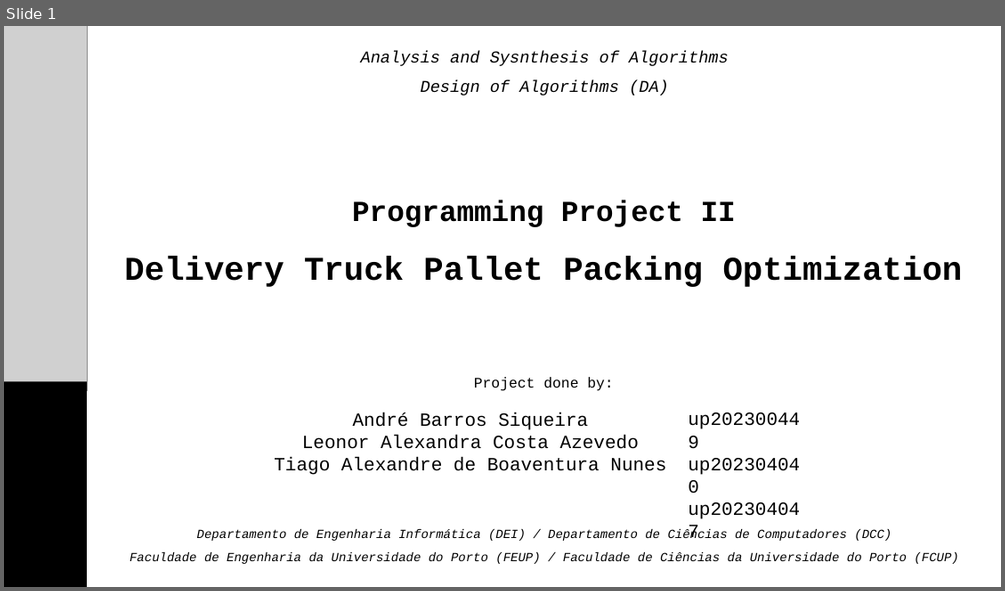
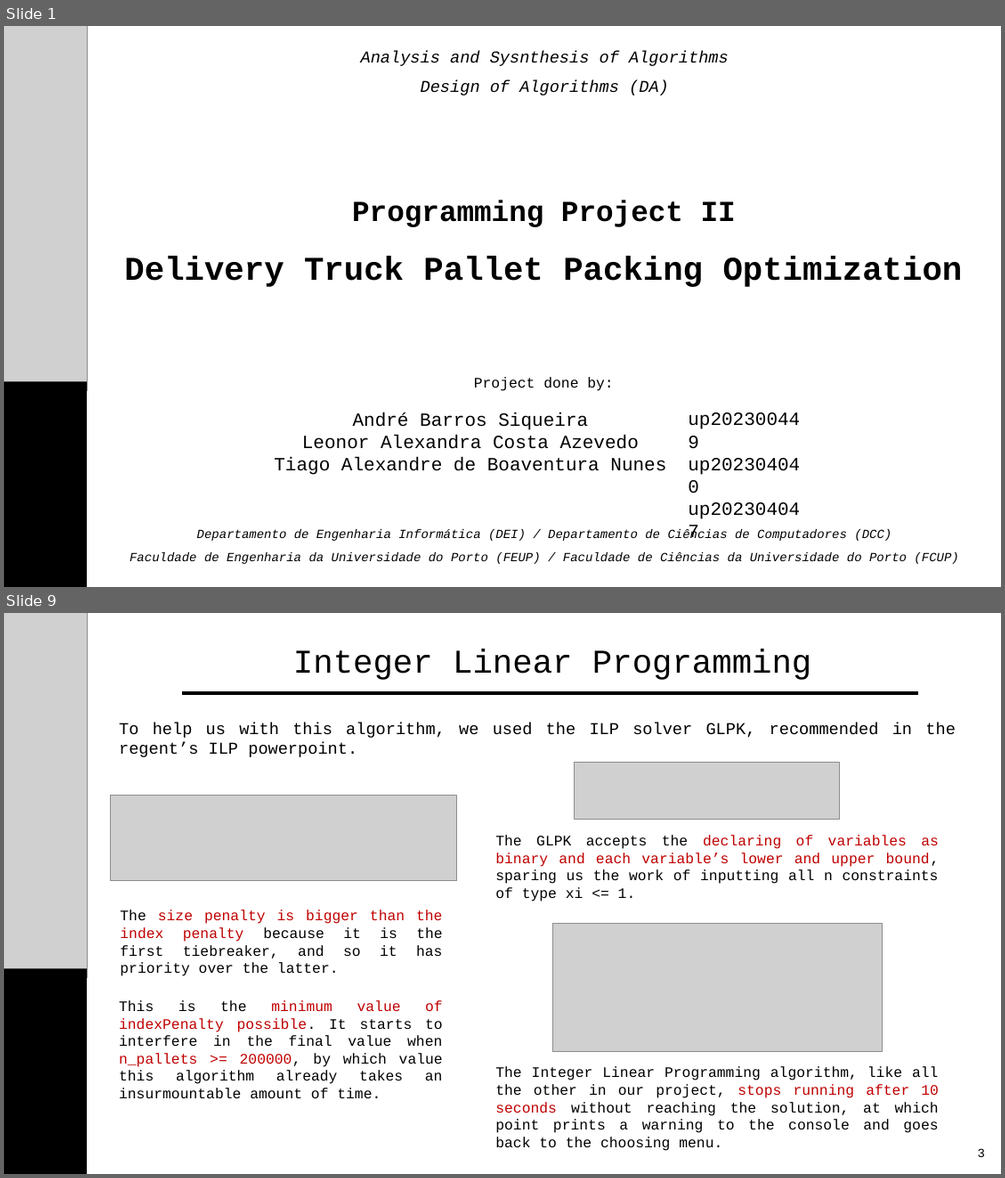
Before and after one commit to taguinhas/DA2425_PRJ2_G35, a slide deck: DA_P2_Presentation.pptx. Shown one above the other, each under a label of ours: slide 1 before the commit, slides 1 and 9 after it; the slides between them are not shown. The pictures are 1005x591 and 1005x1178 pixels, drawn with LibreOffice and Linux fonts; fonts in the diff are those of the drawing; grey boxes stand for pictures. Boxes give left, top, right and bottom in pixels: in the first picture for what was removed or moved away, otherwise in the second. Text is boxed around its words. In the diff, an @@ line names an element or a change of style, - is before the commit and + after.

```diff
--- a/DA_P2_Presentation.pptx
+++ b/DA_P2_Presentation.pptx
@@ slide 9 added at (4, 613, 1001, 1174), background #FFFFFF @@
@@ picture added at (4, 613, 87, 977) @@
@@ text added at (293, 649, 811, 680), 32 pt, text #000000 @@
+Integer Linear Programming
@@ line added from (182, 693) to (918, 693), #000000 3 pt @@
@@ text added at (119, 722, 955, 757), 16 pt, text #000000 @@
+To help us with this algorithm, we used the ILP solver GLPK, recommended in the regent’s ILP powerpoint.
@@ picture added at (574, 762, 840, 819) @@
@@ picture added at (110, 795, 456, 881) @@
@@ text added at (495, 835, 939, 901), 14 pt, text #000000 @@
+The GLPK accepts the declaring of variables as binary and each variable’s lower and upper bound, sparing us the work of inputting all n constraints of type xi <= 1.
@@ text added at (120, 909, 442, 976), 14 pt, text #000000 @@
+The size penalty is bigger than the index penalty because it is the first tiebreaker, and so it has priority over the latter.
@@ picture added at (553, 924, 882, 1052) @@
@@ rectangle added at (4, 968, 87, 1174), fill #000000 @@
@@ text added at (119, 1000, 443, 1098), 14 pt, text #000000 @@
+This is the minimum value of indexPenalty possible. It starts to interfere in the final value when n_pallets >= 200000, by which value this algorithm already takes an insurmountable amount of time.
@@ text added at (495, 1066, 938, 1151), 14 pt, text #000000 @@
+The Integer Linear Programming algorithm, like all the other in our project, stops running after 10 seconds without reaching the solution, at which point prints a warning to the console and goes back to the choosing menu.
@@ text added at (978, 1148, 985, 1157), 12 pt, text #000000 @@
+3
```
Also in this commit, not shown: 4 slides changed, 9 other slides added, 11 slides removed.
